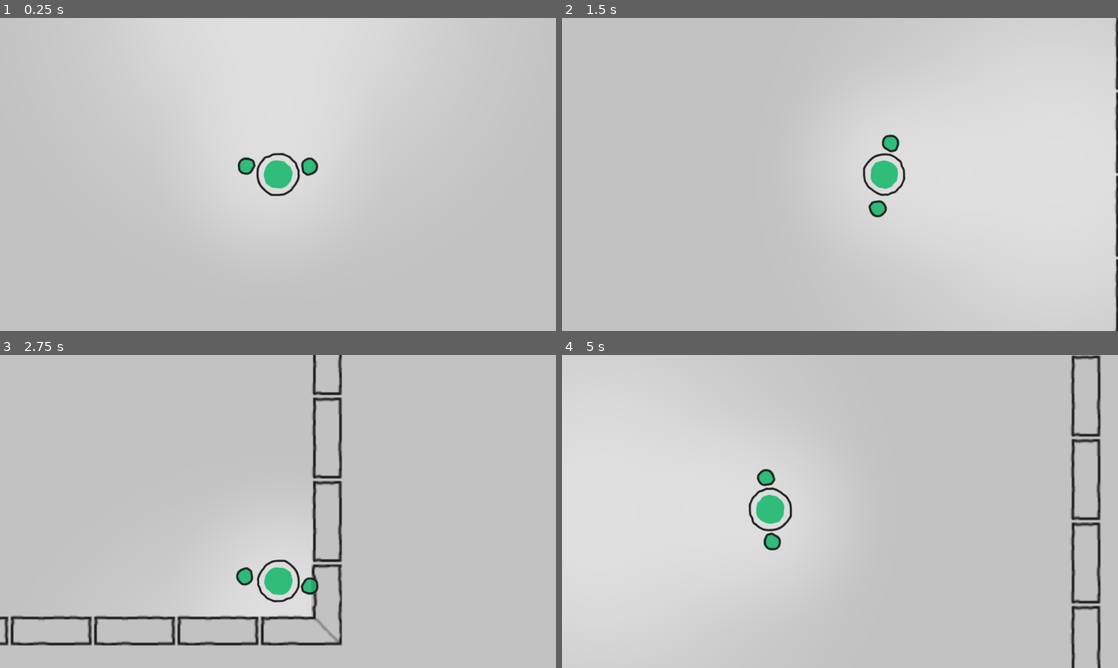
Above: before the commit, frames 1-4 (two rows, left to right).
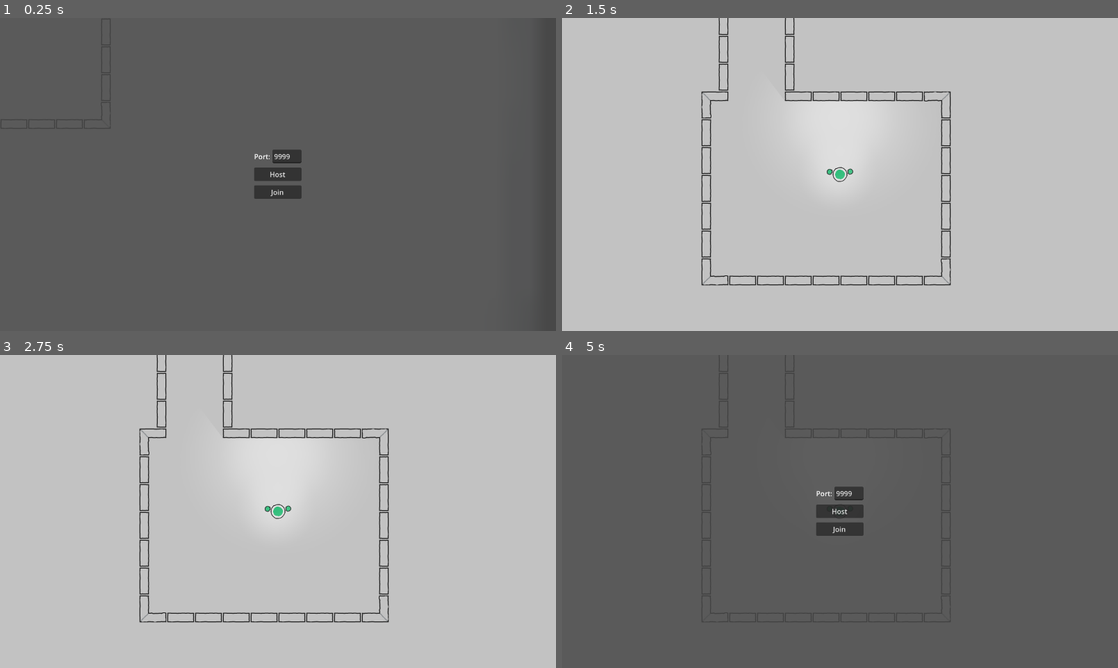
Above: after the commit, the same moments.

Repository: ErfanNaz/darkout
Game: Godot game, scene res://levels/level_1.tscn
Two runs of this game, one before a commit and one after it. Both use one fixed random seed, a clock stepped at 60 frames per second and the inputs below.
Inputs (mouse positions are in pixels of both pictures, inside the frame that each line leads up to):
- Up to frame 1 (0.25 s): no input
- Up to frame 2 (1.5 s): click (840, 174) at 0.5 s, where only the run after the commit has a clickable "Host"; hold D (move_right) from 1.28 s (still down)
- Up to frame 3 (2.75 s): release D (move_right) at 2.03 s; hold S (move_down) from 2.03 s (still down)
- Up to frame 4 (5 s): release S (move_down) at 2.78 s; hold D (move_right) 2.78-3.53 s; hold W (move_up) 3.53-4.28 s; hold A (move_left) from 4.28 s (still down); tap Escape (open_menu, bound only after the commit) at 4.9 s

The runs differ from the first frame. In frame 1, 100% of the frame differs, in the area x 0-100%, y 0-100%; in frame 2, 22%; in frame 3, 8.7%; in frame 4, 99%.
Error after the commit: Parse Error: Class "StateMachine" hides a global script class. (res://common/state_machine/state_machine.gd:1)

Commit message:
added network connection

Diff:
--- /dev/null
+++ b/common/controller_manager/controller_input.gd
@@ -0,0 +1,3 @@
+class_name ControllerInput extends Resource
+
+@export var direction: Vector2 = Vector2.ZERO
--- /dev/null
+++ b/common/controller_manager/controller_manager.gd
@@ -0,0 +1,21 @@
+class_name ControllerManager extends Node
+
+@export var enable: bool = true:
+	set(value):
+		enable = value
+		set_physics_process(value)
+
+@export var direction_actions: Array[String] = ["move_left", "move_right", "move_up", "move_down"]
+
+signal controller_input_changed(controller_input: ControllerInput)
+
+var controller_input: ControllerInput = ControllerInput.new()
+
+func _ready() -> void:
+	set_physics_process(enable)
+
+func _physics_process(delta: float) -> void:
+	var direction = Input.get_vector(direction_actions[0],direction_actions[1],direction_actions[2],direction_actions[3])
+	if direction != controller_input.direction:
+		controller_input.direction = direction
+		controller_input_changed.emit(controller_input)
--- /dev/null
+++ b/common/controller_manager/controller_manager.tscn
@@ -0,0 +1,6 @@
+[gd_scene load_steps=2 format=3 uid="uid://crahl5x4g5qw8"]
+
+[ext_resource type="Script" path="res://common/controller_manager/controller_manager.gd" id="1_bdj3d"]
+
+[node name="ControllerManager" type="Node"]
+script = ExtResource("1_bdj3d")
--- /dev/null
+++ b/common/state_machine/state.gd
@@ -0,0 +1,7 @@
+class_name State extends Node
+
+func on_enter() -> void:
+	pass
+
+func on_exit() -> void:
+	pass
--- /dev/null
+++ b/common/state_machine/state_machine.gd
@@ -0,0 +1,21 @@
+class_name StateMachine extends Node
+
+@export var current_state: State
+
+# Called when the node enters the scene tree for the first time.
+func _ready() -> void:
+	if current_state:
+		current_state.on_enter()
+
+func set_state(state: State) -> void:
+	if current_state == state:
+		return
+	if current_state != null:
+		current_state.on_exit()
+	state.on_enter()
+	current_state = state
+
+
+# Called every frame. 'delta' is the elapsed time since the previous frame.
+func get_state() -> State:
+	return current_state
--- /dev/null
+++ b/general/input_handler.gd
@@ -0,0 +1,23 @@
+extends Node
+
+signal on_toggle_menu(open: bool)
+
+var is_menu_open: bool = false
+
+func _physics_process(delta: float) -> void:
+	if Input.is_action_just_pressed("open_menu"):
+		toggle_menu()
+
+func toggle_menu() -> void:
+	if is_menu_open:
+		close_menu()
+	else:
+		open_menu()
+
+func open_menu() -> void:
+	is_menu_open = true
+	on_toggle_menu.emit(is_menu_open)
+
+func close_menu() -> void:
+	is_menu_open = false
+	on_toggle_menu.emit(is_menu_open)
--- /dev/null
+++ b/levels/level_1.gd
@@ -0,0 +1,30 @@
+class_name Level_1 extends Node2D
+
+const PLAYER: Resource = preload("res://player/player.tscn")
+@onready var multiplayer_spawner: MultiplayerSpawner = $MultiplayerSpawner
+
+@export var host_ip: String = "localhost"
+
+var multiplayer_peer: ENetMultiplayerPeer = ENetMultiplayerPeer.new()
+
+func _on_menu_host(port: int) -> void:
+	multiplayer_peer.create_server(port)
+	multiplayer.multiplayer_peer = multiplayer_peer
+	multiplayer_peer.peer_connected.connect(add_player)
+	add_host_player()
+
+func _on_menu_join(port: int) -> void:
+	multiplayer_peer.create_client(host_ip, port)
+	multiplayer.multiplayer_peer = multiplayer_peer
+
+func add_player(id: int = 1) -> void:
+	var player: Player = PLAYER.instantiate()
+	player.name = str(id)
+	add_child(player)
+	player.change_to_enemy()
+	player.rpc_id(id, "change_to_enemy")
+
+func add_host_player() -> void:
+	var player: Player = PLAYER.instantiate()
+	player.name = "1"
+	add_child(player)
--- a/levels/level_1.tscn
+++ b/levels/level_1.tscn
@@ -1,11 +1,8 @@
-[gd_scene load_steps=14 format=4 uid="uid://grks3yglli5y"]
-
-[ext_resource type="PackedScene" uid="uid://dmj5ydvfnemu0" path="res://player/player.tscn" id="1_o2e57"]
-[ext_resource type="Texture2D" uid="uid://dipstnxe8vhau" path="res://assets/example-map.png" id="1_qia4u"]
+[gd_scene load_steps=10 format=4 uid="uid://grks3yglli5y"]
+
+[ext_resource type="PackedScene" uid="uid://prgbd32gw0sa" path="res://menu/menu.tscn" id="1_3ocme"]
+[ext_resource type="Script" path="res://levels/level_1.gd" id="1_834y1"]
 [ext_resource type="Texture2D" uid="uid://beljagyhyes1g" path="res://assets/kenney_scribble-dungeons/Tilesheet/tilesheet.png" id="3_fgvua"]
-[ext_resource type="PackedScene" uid="uid://crahl5x4g5qw8" path="res://shared/controller_manager/controller_manager.tscn" id="4_5b1kq"]
-[ext_resource type="Texture2D" uid="uid://dsy42vbsy5hfp" path="res://assets/lightshape.png" id="4_e43ed"]
-[ext_resource type="Script" path="res://player/player_point_light.gd" id="5_svq0t"]
 
 [sub_resource type="OccluderPolygon2D" id="OccluderPolygon2D_dk0wu"]
 polygon = PackedVector2Array(-32, -32, 32, -32, 32, -9, -32, -9.5)
@@ -190,19 +187,13 @@
 physics_layer_0/collision_mask = 0
 sources/1 = SubResource("TileSetAtlasSource_vwyax")
 
-[sub_resource type="CanvasItemMaterial" id="CanvasItemMaterial_tf0j8"]
-light_mode = 2
-
 [node name="World" type="Node2D"]
+script = ExtResource("1_834y1")
+
+[node name="Menu" parent="." instance=ExtResource("1_3ocme")]
 
 [node name="CanvasModulate" type="CanvasModulate" parent="."]
 color = Color(0.762404, 0.762404, 0.762403, 1)
-
-[node name="Example-map" type="Sprite2D" parent="."]
-visible = false
-position = Vector2(15.0001, 49)
-scale = Vector2(6, 6)
-texture = ExtResource("1_qia4u")
 
 [node name="background" type="Sprite2D" parent="."]
 texture_repeat = 2
@@ -215,29 +206,9 @@
 tile_map_data = PackedByteArray("AAD7//r/AQAKAAAAAFD7//v/AQAKAAAAAFD7//z/AQAKAAAAAFD7//3/AQAJAAAAAAD7//7/AQAKAAAAAGD7// …(896 unchanged characters)…
 tile_set = SubResource("TileSet_kjkdr")
 
-[node name="Player" parent="." node_paths=PackedStringArray("controller_manager") instance=ExtResource("1_o2e57")]
-controller_manager = NodePath("ControllerManager")
-
-[node name="ControllerManager" parent="Player" instance=ExtResource("4_5b1kq")]
-
-[node name="PointLight2D" type="PointLight2D" parent="Player" node_paths=PackedStringArray("player")]
-color = Color(0.873298, 0.873298, 0.873298, 1)
-blend_mode = 2
-shadow_enabled = true
-texture = ExtResource("4_e43ed")
-script = ExtResource("5_svq0t")
-player = NodePath("..")
-
-[node name="Player2" parent="." node_paths=PackedStringArray("controller_manager") instance=ExtResource("1_o2e57")]
-light_mask = 2
-visibility_layer = 2
-material = SubResource("CanvasItemMaterial_tf0j8")
-position = Vector2(-152, -280)
-is_enemy = true
-controller_manager = NodePath("ControllerManager")
-
-[node name="ControllerManager" parent="Player2" instance=ExtResource("4_5b1kq")]
-direction_actions = Array[String](["move_left_2", "move_right_2", "move_up_2", "move_down_2"])
-
 [node name="MultiplayerSpawner" type="MultiplayerSpawner" parent="."]
-spawn_path = NodePath("../Player")
+_spawnable_scenes = PackedStringArray("res://player/player.tscn")
+spawn_path = NodePath("..")
+
+[connection signal="host" from="Menu" to="." method="_on_menu_host"]
+[connection signal="join" from="Menu" to="." method="_on_menu_join"]
--- a/menu/menu.gd
+++ b/menu/menu.gd
@@ -1,16 +1,25 @@
 class_name Menu extends CanvasLayer
 
-@onready var port_input: LineEdit = $Control/MarginContainer/HFlowContainer/HBoxContainer/PortInput
+@onready var port_input: LineEdit = %PortInput
 
 signal host(port: int)
 signal join(port: int)
 
+var menu_is_open: bool = true
+
+func _ready() -> void:
+	InputHandler.on_toggle_menu.connect(toggle_menu)
+
+func toggle_menu(open: bool) -> void:
+	menu_is_open = open
+	visible = open
 
 func _on_host_button_pressed() -> void:
 	var port = int(port_input.text)
 	host.emit(port)
-
+	InputHandler.close_menu()
 
 func _on_join_button_pressed() -> void:
 	var port = int(port_input.text)
 	join.emit(port)
+	InputHandler.close_menu()
--- a/menu/menu.tscn
+++ b/menu/menu.tscn
@@ -13,37 +13,52 @@
 grow_horizontal = 2
 grow_vertical = 2
 
-[node name="MarginContainer" type="MarginContainer" parent="Control"]
+[node name="background" type="ColorRect" parent="Control"]
 layout_mode = 1
-offset_right = 40.0
-offset_bottom = 40.0
-theme_override_constants/margin_left = 20
-theme_override_constants/margin_top = 20
+anchors_preset = 15
+anchor_right = 1.0
+anchor_bottom = 1.0
+grow_horizontal = 2
+grow_vertical = 2
+color = Color(0.277528, 0.277528, 0.277528, 0.843137)
 
-[node name="HFlowContainer" type="HFlowContainer" parent="Control/MarginContainer"]
+[node name="MarginContainer" type="CenterContainer" parent="Control"]
+layout_mode = 1
+anchors_preset = 15
+anchor_right = 1.0
+anchor_bottom = 1.0
+grow_horizontal = 2
+grow_vertical = 2
+
+[node name="CenterContainer" type="CenterContainer" parent="Control/MarginContainer"]
 layout_mode = 2
 
-[node name="HBoxContainer" type="HBoxContainer" parent="Control/MarginContainer/HFlowContainer"]
+[node name="HFlowContainer" type="VBoxContainer" parent="Control/MarginContainer/CenterContainer"]
+layout_mode = 2
+theme_override_constants/separation = 10
+
+[node name="HBoxContainer" type="HBoxContainer" parent="Control/MarginContainer/CenterContainer/HFlowContainer"]
 layout_mode = 2
 
-[node name="Label" type="Label" parent="Control/MarginContainer/HFlowContainer/HBoxContainer"]
+[node name="Label" type="Label" parent="Control/MarginContainer/CenterContainer/HFlowContainer/HBoxContainer"]
 layout_mode = 2
 text = "Port:"
 
-[node name="PortInput" type="LineEdit" parent="Control/MarginContainer/HFlowContainer/HBoxContainer"]
+[node name="PortInput" type="LineEdit" parent="Control/MarginContainer/CenterContainer/HFlowContainer/HBoxContainer"]
+unique_name_in_owner = true
 layout_mode = 2
 text = "9999"
 placeholder_text = "9999"
 
-[node name="HostButton" type="Button" parent="Control/MarginContainer/HFlowContainer"]
+[node name="HostButton" type="Button" parent="Control/MarginContainer/CenterContainer/HFlowContainer"]
 layout_mode = 2
 size_flags_horizontal = 3
 text = "Host"
 
-[node name="JoinButton" type="Button" parent="Control/MarginContainer/HFlowContainer"]
+[node name="JoinButton" type="Button" parent="Control/MarginContainer/CenterContainer/HFlowContainer"]
 layout_mode = 2
 size_flags_horizontal = 3
 text = "Join"
 
-[connection signal="pressed" from="Control/MarginContainer/HFlowContainer/HostButton" to="." method="_on_host_button_pressed"]
-[connection signal="pressed" from="Control/MarginContainer/HFlowContainer/JoinButton" to="." method="_on_join_button_pressed"]
+[connection signal="pressed" from="Control/MarginContainer/CenterContainer/HFlowContainer/HostButton" to="." method="_on_host_button_pressed"]
+[connection signal="pressed" from="Control/MarginContainer/CenterContainer/HFlowContainer/JoinButton" to="." method="_on_join_button_pressed"]
--- /dev/null
+++ b/menu/menu_handler.gd
@@ -0,0 +1 @@
+class_name MenuHandler extends Node
--- /dev/null
+++ b/player/multiplayer_synchronizer.gd
@@ -0,0 +1,8 @@
+class_name PlayerMultiplayerSynchronizer extends MultiplayerSynchronizer
+
+@export var position: Vector2:
+	set(value):
+		if is_multiplayer_authority():
+			position = value
+		else:
+			get_parent().position = value
--- a/player/player.gd
+++ b/player/player.gd
@@ -1,6 +1,9 @@
 class_name Player extends CharacterBody2D
 
 @onready var character: Node2D = %Character
+@onready var camera_2d: Camera2D = $Camera2D
+@onready var point_light_2d: PlayerPointLight = $PointLight2D
+@onready var green_character: Sprite2D = $Character/GreenCharacter
 
 @export var is_enemy: bool = false
 @export var controller_manager: ControllerManager
@@ -9,13 +12,23 @@
 
 signal character_rotated(rotation: float)
 
+func _enter_tree() -> void:
+	set_multiplayer_authority(name.to_int())
+
 func _ready() -> void:
-	if is_enemy:
-		_updates_for_enemy()
+	if is_multiplayer_authority():
+		camera_2d.make_current()
+		controller_manager.enable = true
+		point_light_2d.visible = true
+	else:
+		controller_manager.enable = false
+		point_light_2d.visible = false
 
 # should be replaced with real other sprites maybe or even diffrent scene
-func _updates_for_enemy() -> void:
+@rpc("any_peer")
+func change_to_enemy() -> void:
+	is_enemy = true
+	print("change_to_enemy name: %s" % [name])
 	for child in character.get_children():
 		if child is Sprite2D:
-			child.material = ENEMY_MATERIAL
 			child.modulate = Color("ff0000")
--- a/player/player.tscn
+++ b/player/player.tscn
@@ -1,12 +1,16 @@
-[gd_scene load_steps=13 format=3 uid="uid://dmj5ydvfnemu0"]
+[gd_scene load_steps=18 format=3 uid="uid://dmj5ydvfnemu0"]
 
 [ext_resource type="Texture2D" uid="uid://dhbi3yx2jx24i" path="res://assets/kenney_scribble-dungeons/Characters/green_character.png" id="1_02113"]
 [ext_resource type="Script" path="res://player/player.gd" id="1_ycwqa"]
+[ext_resource type="Material" uid="uid://cbbcb6lqtyl1" path="res://player/enemy_material.tres" id="2_cf8e4"]
 [ext_resource type="Texture2D" uid="uid://bwqepa0dfxtqd" path="res://assets/kenney_scribble-dungeons/Characters/green_hand.png" id="2_nhara"]
+[ext_resource type="Texture2D" uid="uid://dsy42vbsy5hfp" path="res://assets/lightshape.png" id="4_ijgou"]
 [ext_resource type="Script" path="res://player/state_machine/player_state_machine.gd" id="4_qpnt4"]
-[ext_resource type="Script" path="res://shared/state_machine/state_machine.gd" id="5_4rr57"]
+[ext_resource type="Script" path="res://common/state_machine/state_machine.gd" id="5_4rr57"]
+[ext_resource type="Script" path="res://player/player_point_light.gd" id="5_s88l2"]
 [ext_resource type="Script" path="res://player/state_machine/idle.gd" id="6_ajpxf"]
 [ext_resource type="Script" path="res://player/state_machine/walking.gd" id="7_sq2pb"]
+[ext_resource type="Script" path="res://common/controller_manager/controller_manager.gd" id="8_f1ak8"]
 
 [sub_resource type="Animation" id="Animation_xn6wq"]
 length = 0.001
@@ -138,22 +142,40 @@
 
 [sub_resource type="CapsuleShape2D" id="CapsuleShape2D_ffktw"]
 
-[node name="Player" type="CharacterBody2D"]
+[sub_resource type="SceneReplicationConfig" id="SceneReplicationConfig_23tfr"]
+properties/0/path = NodePath(".:is_enemy")
+properties/0/spawn = true
+properties/0/replication_mode = 2
+properties/1/path = NodePath(".:position")
+properties/1/spawn = true
+properties/1/replication_mode = 2
+properties/2/path = NodePath("Character:rotation")
+properties/2/spawn = true
+properties/2/replication_mode = 2
+properties/3/path = NodePath("Character/CharacterAnimationPlayer:current_animation")
+properties/3/spawn = true
+properties/3/replication_mode = 2
+
+[node name="Player" type="CharacterBody2D" node_paths=PackedStringArray("controller_manager")]
 collision_mask = 257
 script = ExtResource("1_ycwqa")
+controller_manager = NodePath("ControllerManager")
 
 [node name="Character" type="Node2D" parent="."]
 unique_name_in_owner = true
 scale = Vector2(0.4, 0.4)
 
 [node name="GreenCharacter" type="Sprite2D" parent="Character"]
+material = ExtResource("2_cf8e4")
 texture = ExtResource("1_02113")
 
 [node name="GreenHand" type="Sprite2D" parent="Character"]
+material = ExtResource("2_cf8e4")
 position = Vector2(-60, -16)
 texture = ExtResource("2_nhara")
 
 [node name="GreenHand2" type="Sprite2D" parent="Character"]
+material = ExtResource("2_cf8e4")
 position = Vector2(60, -16)
 rotation = 2.45859
 texture = ExtResource("2_nhara")
@@ -169,8 +191,15 @@
 shape = SubResource("CapsuleShape2D_ffktw")
 
 [node name="Camera2D" type="Camera2D" parent="."]
-zoom = Vector2(3, 3)
 position_smoothing_enabled = true
+
+[node name="PointLight2D" type="PointLight2D" parent="." node_paths=PackedStringArray("player")]
+color = Color(0.873298, 0.873298, 0.873298, 1)
+blend_mode = 2
+shadow_enabled = true
+texture = ExtResource("4_ijgou")
+script = ExtResource("5_s88l2")
+player = NodePath("..")
 
 [node name="PlayerStateMachine" type="Node" parent="."]
 script = ExtResource("4_qpnt4")
@@ -184,6 +213,13 @@
 
 [node name="Walking" type="Node" parent="PlayerStateMachine/StateMachine"]
 script = ExtResource("7_sq2pb")
+speed = null
+
+[node name="MultiplayerSynchronizer" type="MultiplayerSynchronizer" parent="."]
+replication_config = SubResource("SceneReplicationConfig_23tfr")
+
+[node name="ControllerManager" type="Node" parent="."]
+script = ExtResource("8_f1ak8")
 
 [connection signal="want_walk" from="PlayerStateMachine/StateMachine/Idle" to="PlayerStateMachine" method="_on_idle_want_walk"]
 [connection signal="standing" from="PlayerStateMachine/StateMachine/Walking" to="PlayerStateMachine" method="_on_walking_standing"]
--- a/player/player_point_light.gd
+++ b/player/player_point_light.gd
@@ -1,8 +1,11 @@
 class_name PlayerPointLight extends PointLight2D
 
-@export var player: Player
+@export var player: Player:
+	set(value):
+		player = value
+		connect_player(player)
 
-func _ready() -> void:
+func connect_player(player: Player) -> void:
 	if !player:
 		return
 	player.character_rotated.connect(_character_rotated)
--- a/project.godot
+++ b/project.godot
@@ -14,6 +14,10 @@
 run/main_scene="res://levels/level_1.tscn"
 config/features=PackedStringArray("4.3", "Forward Plus")
 config/icon="res://assets/icon.svg"
+
+[autoload]
+
+InputHandler="*res://general/input_handler.gd"
 
 [display]
 
@@ -62,6 +66,11 @@
 "events": [Object(InputEventKey,"resource_local_to_scene":false,"resource_name":"","device":-1,"window_id":0,"alt_press …(192 unchanged characters)…
 ]
 }
+open_menu={
+"deadzone": 0.5,
+"events": [Object(InputEventKey,"resource_local_to_scene":false,"resource_name":"","device":-1,"window_id":0,"alt_pressed":false,"shift_pressed":false,"ctrl_pressed":false,"meta_pressed":false,"pressed":false,"keycode":0,"physical_keycode":4194305,"key_label":0,"unicode":0,"location":0,"echo":false,"script":null)
+]
+}
 
 [layer_names]
 
Binary file removed: assets/example-map.png
Not shown, removed: assets/example-map.png.import
